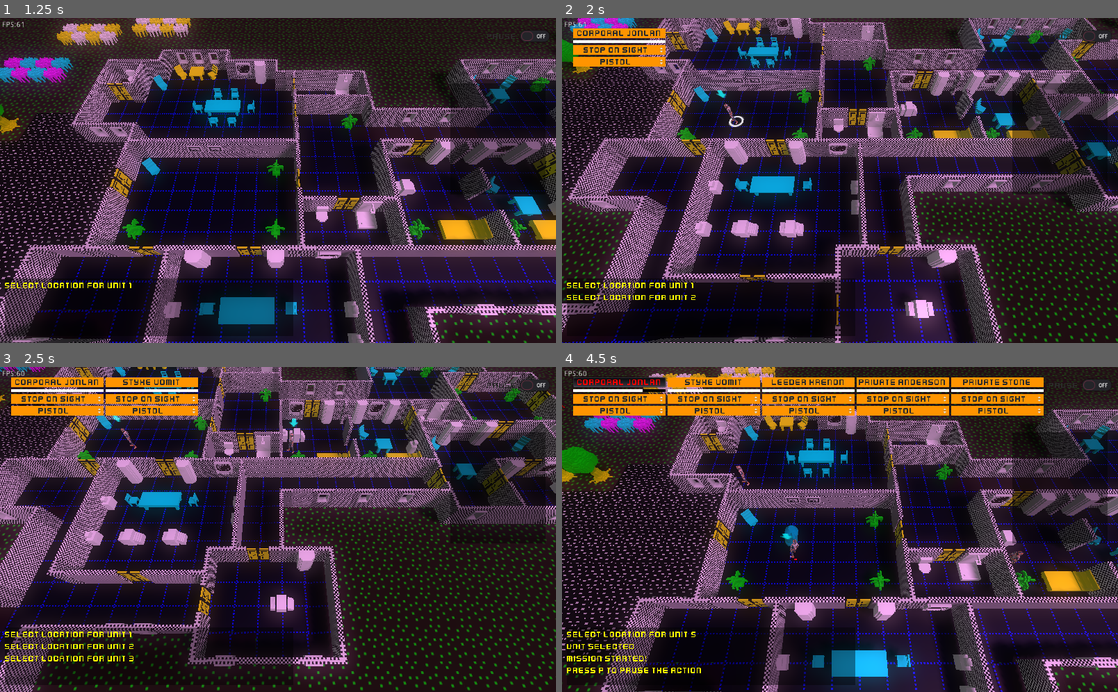
Above: before the commit, frames 1-4 (two rows, left to right).
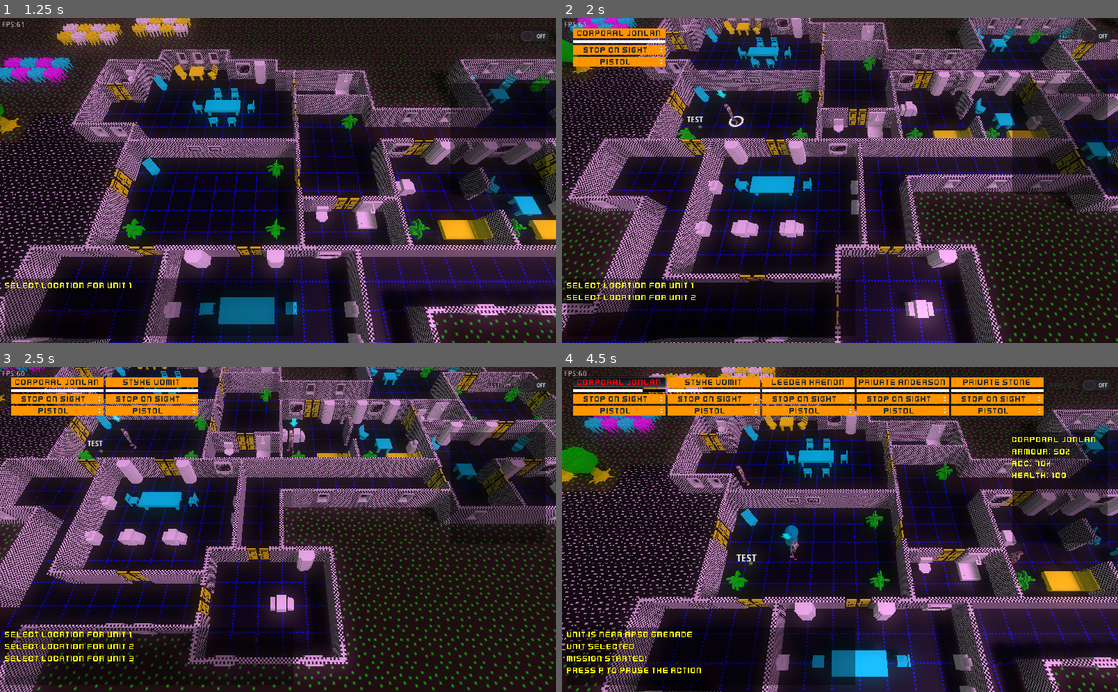
Above: after the commit, the same moments.

Repository: SteveSmith16384/LaserFodder
Game: Godot game, scene res://Main.tscn
The game is run twice, just before and just after one commit, with the same random seed, the same clock (stepped at 60 frames per second) and the same inputs.
Inputs (mouse positions are in pixels of both pictures, inside the frame that each line leads up to):
- Up to frame 1 (1.25 s): move the mouse to (400, 164) at 0.52 s; hold D (right) from 0.53 s (still down); tap 1 (unit_1) at 0.6 s; click (400, 164) at 0.67 s; tap 2 (unit_2) at 0.8 s
- Up to frame 2 (2 s): move the mouse to (728, 196) at 1.27 s; release D (right) at 1.28 s; hold S (down) from 1.28 s (still down); tap 2 (unit_2) at 1.35 s; click (728, 196) at 1.42 s; tap 3 (unit_3) at 1.55 s
- Up to frame 3 (2.5 s): move the mouse to (333, 458) at 2.02 s; release S (down) at 2.03 s; hold D (right) from 2.03 s (still down); tap 3 (unit_3) at 2.1 s; click (333, 458) at 2.17 s; tap 4 (unit_4) at 2.3 s
- Up to frame 4 (4.5 s): move the mouse to (812, 594) at 2.77 s; release D (right) at 2.78 s; hold W (up) 2.78-3.53 s; tap 4 (unit_4) at 2.85 s; click (812, 594) at 2.92 s; tap 5 (unit_5) at 3.05, 3.6 s; move the mouse to (1006, 578) at 3.52 s; hold A (left) from 3.53 s (still down); click (1006, 578) at 3.67 s; tap 1 (unit_1) at 3.8 s; move the mouse to (673, 480) at 4.27 s; tap E (drop) at 4.35 s; click (673, 480) at 4.42 s

Frame 1 is identical in both runs. In frame 2, less than 0.1% of the frame differs, in the area x 22-98%, y 30-72%; in frame 3, less than 0.1%; in frame 4, 0.5%, in the area x 0-96%, y 21-99%.
Error in both runs: Invalid get index '0' (on base: 'Array'). (res://GameScene.gd:28)

Commit message:
Highlight item names

Diff:
--- a/src/Ap50GrenadeOnFloor.tscn
+++ b/src/Ap50GrenadeOnFloor.tscn
@@ -1,7 +1,6 @@
-[gd_scene load_steps=6 format=2]
+[gd_scene load_steps=5 format=2]
 
 [ext_resource path="res://GrenadeMesh.tscn" type="PackedScene" id=1]
-[ext_resource path="res://components/CanBeSelected.tscn" type="PackedScene" id=2]
 [ext_resource path="res://components/CanBePickedUp.tscn" type="PackedScene" id=3]
 [ext_resource path="res://components/OnlyVisibleWhenInView.tscn" type="PackedScene" id=4]
 [ext_resource path="res://components/IsItem.tscn" type="PackedScene" id=5]
@@ -9,12 +8,9 @@
 [node name="Ap50GrenadeOnFloor" type="Spatial"]
 
 [node name="CanBePickedUp" parent="." instance=ExtResource( 3 )]
-equipment_type = 3
 
 [node name="GrenadeMesh" parent="." instance=ExtResource( 1 )]
 transform = Transform( 1, 0, 0, 0, 1, 0, 0, 0, 1, 0, 0.145121, 0 )
-
-[node name="CanBeSelected" parent="." instance=ExtResource( 2 )]
 
 [node name="OnlyVisibleWhenInView" parent="." instance=ExtResource( 4 )]
 
--- a/src/GameScene.gd
+++ b/src/GameScene.gd
@@ -25,19 +25,19 @@
 		_set_pause(not Globals.game_paused)
 	if Input.is_action_just_pressed("unit_1"):
 		var players = get_tree().get_nodes_in_group("player")
-		_on_player_selected(players[0])
+		$GameUI._on_player_selected(players[0])
 	elif Input.is_action_just_pressed("unit_2"):
 		var players = get_tree().get_nodes_in_group("player")
-		_on_player_selected(players[1])
+		$GameUI._on_player_selected(players[1])
 	elif Input.is_action_just_pressed("unit_3"):
 		var players = get_tree().get_nodes_in_group("player")
-		_on_player_selected(players[2])
+		$GameUI._on_player_selected(players[2])
 	elif Input.is_action_just_pressed("unit_4"):
 		var players = get_tree().get_nodes_in_group("player")
-		_on_player_selected(players[3])
+		$GameUI._on_player_selected(players[3])
 	elif Input.is_action_just_pressed("unit_5"):
 		var players = get_tree().get_nodes_in_group("player")
-		_on_player_selected(players[4])
+		$GameUI._on_player_selected(players[4])
 	elif Input.is_action_just_pressed("reload"):
 		_reload()
 	elif Input.is_action_just_pressed("pickup"):
--- a/src/SternersHouse.tscn
+++ b/src/SternersHouse.tscn
@@ -2178,3 +2178,6 @@
 
 [node name="GrenadeOnFloor" parent="Equipment" instance=ExtResource( 21 )]
 transform = Transform( 1, 0, 0, 0, 1, 0, 0, 0, 1, -15.583, 0, -1.10431 )
+
+[node name="GrenadeOnFloor2" parent="Equipment" instance=ExtResource( 21 )]
+transform = Transform( 1, 0, 0, 0, 1, 0, 0, 0, 1, -11.2349, 0, -1.10431 )
--- a/src/components/CanBePickedUp.gd
+++ b/src/components/CanBePickedUp.gd
@@ -1,9 +1,33 @@
 extends Area
+
+var item_name: String = ""
 
 func _ready():
 	self.add_to_group("can_be_picked_up")
 	pass
 
-func _on_CanBePickedUp_body_entered(_body):
-	# todo -append log
+
+func _check_item_name():
+	if item_name == "":
+		var item = self.get_parent().get_node("IsItem")
+		item_name = CreateEquipment.get_item_name(item.equipment_type)
+		$Label3D.text = item_name
 	pass
+
+
+func _on_CanBePickedUp_body_entered(body):
+	if body.is_in_group("player"):
+		_check_item_name()
+		EventBus.append_log("Unit is near " + item_name)
+	pass
+
+
+func _on_CanBePickedUp_mouse_entered():
+	_check_item_name()
+	$Label3D.visible = true
+	pass
+
+
+func _on_CanBePickedUp_mouse_exited():
+	$Label3D.visible = false
+	pass
--- a/src/components/CanBePickedUp.tscn
+++ b/src/components/CanBePickedUp.tscn
@@ -10,4 +10,12 @@
 [node name="CollisionShape" type="CollisionShape" parent="."]
 shape = SubResource( 1 )
 
+[node name="Label3D" type="Label3D" parent="."]
+transform = Transform( 1, 0, 0, 0, 1, 0, 0, 0, 1, 0, 1, 0 )
+pixel_size = 0.05
+billboard = 1
+text = "TEST"
+
 [connection signal="body_entered" from="." to="." method="_on_CanBePickedUp_body_entered"]
+[connection signal="mouse_entered" from="." to="." method="_on_CanBePickedUp_mouse_entered"]
+[connection signal="mouse_exited" from="." to="." method="_on_CanBePickedUp_mouse_exited"]
